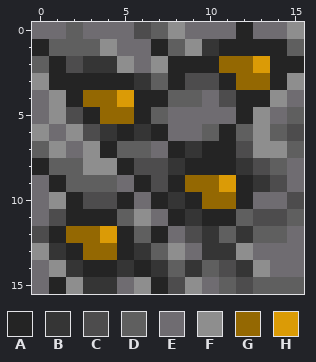
Pixel-art sprite, stored at Assets/Sprites/Map/GoldFull.png. This is how it looked before the edit.
The file is 16x16 pixels.
Palette (. is transparent): A #242424  B #353535  C #4d4c4d  D #5f5f5f  E #6f6c71  F #8e8e8e  G #946802  H #db9b06
Pixels before, first column x 0:
 0 EEDEEECDFEEEAEEF
 1 ADDDFEEADFBAAAAD
 2 DACBBFEFAAAGGHAA
 3 FAAAAABDACCAGGAF
 4 EFAGGHAADDECAAFE
 5 EFCAGGADEEEEAFED
 6 FEFCBABAEEDADFDC
 7 DFEFADDEABAACFFD
 8 ADDFFACCBAAABCDE
 9 EADDDEACAGGHABCE
10 EFACCAEABAGGAEEC
11 ECAAADFEABAADCCD
12 CAGGHADAECBDBDDE
13 FBAGGABDFEBBFEEE
14 EFBAABABDBDCBFEE
15 EAFBBEFACFEDCDDD
After:
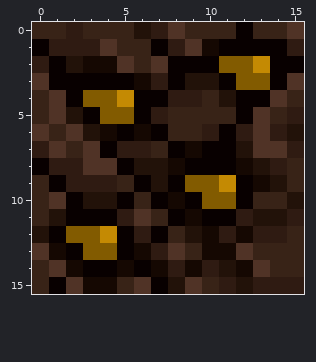
Difference:
Colour A changes from #242424 to #080000.
Colour B changes from #353535 to #150802.
Colour C changes from #4d4c4d to #221209.
Colour D changes from #5f5f5f to #2f1b12.
Colour E changes from #6f6c71 to #382317.
Colour F changes from #8e8e8e to #503326.
Colour G changes from #946802 to #825b00.
Colour H changes from #db9b06 to #c48a03.
Boxes around the changes in both pictures, in picture pixels (x1, y1, x2, y2):
changed: (32, 22, 304, 294)
